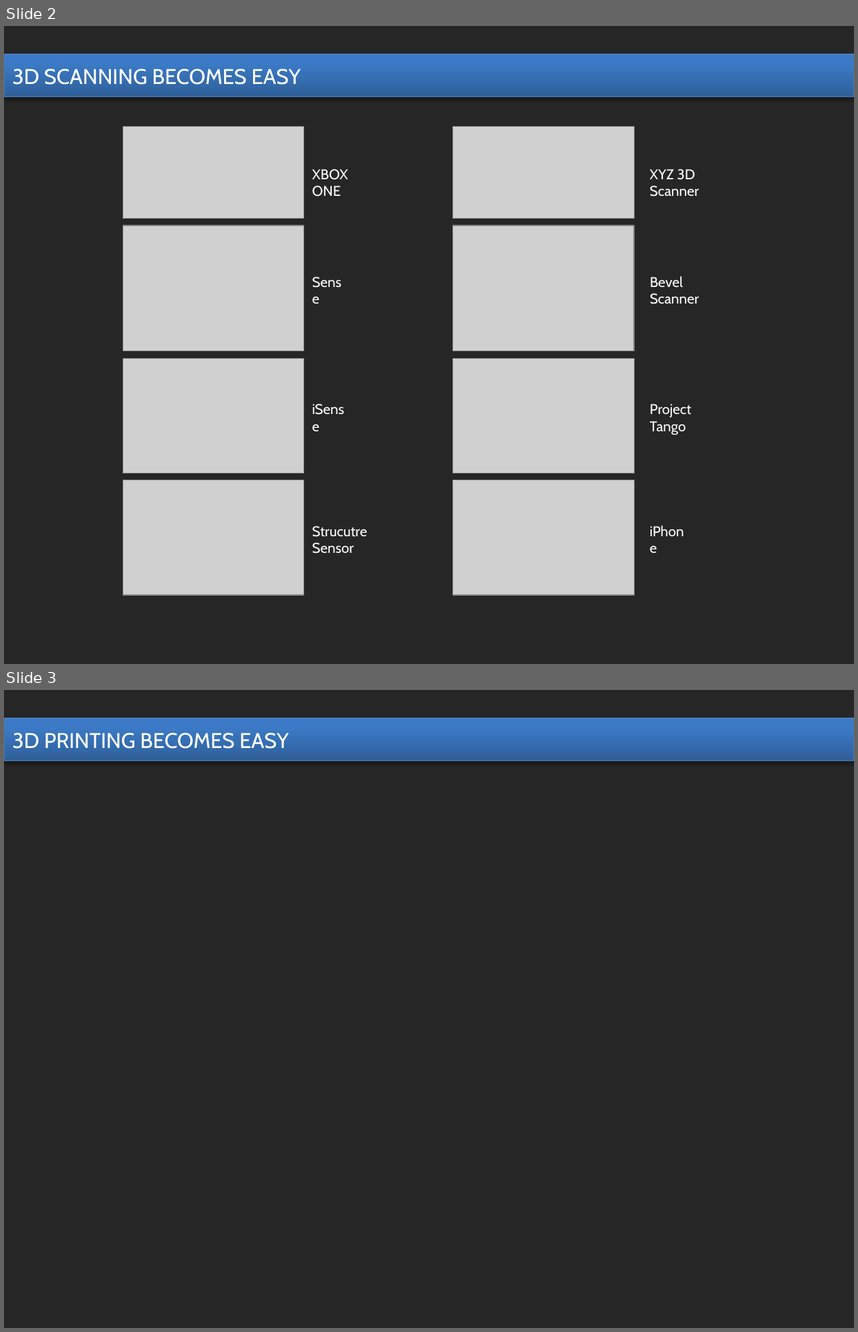
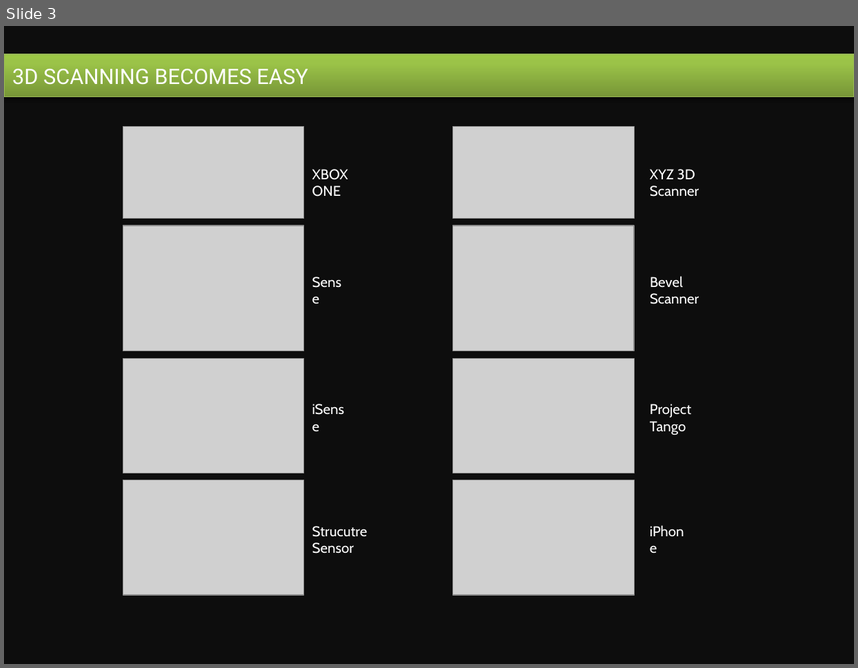
Before and after one commit to dongzgh/visplayer, a slide deck: docs/products/market_analysis.pptx. Shown one above the other, each under a label of ours: slides 2 and 3 before the commit, slide 3 after it. The pictures are 858x1332 and 858x668 pixels, drawn with LibreOffice and Linux fonts; fonts in the diff are those of the drawing; grey boxes stand for pictures. Boxes give left, top, right and bottom in pixels: in the first picture for what was removed or moved away, otherwise in the second. Text is boxed around its words. In the diff, an @@ line names an element or a change of style, - is before the commit and + after.

```diff
--- a/docs/products/market_analysis.pptx
+++ b/docs/products/market_analysis.pptx
@@ slide 3 removed at <box>4,690,854,1328</box>, background #262626 @@
@@ rectangle removed at <box>4,718,854,760</box> @@
-3D PRINTING BECOMES EASY
@@ what was slide 2 is now slide 3 @@
@@ slide 3 changed as well @@
@@ background #262626 to #0D0D0D @@
@@ rectangle "3D SCANNING BECOMES EASY" at <box>4,54,854,96</box>: font Cabin to Roboto; fill gradient #2F5F99 to #3D7CC7 to #3A7CCB to gradient #779737 to #9BC348 to #9DC746; outline #4B7EBC 0.75 pt to #98B955 0.75 pt @@
```
Also in this commit, not shown: 1 other slide changed, 4 slides added, 2 other files.
